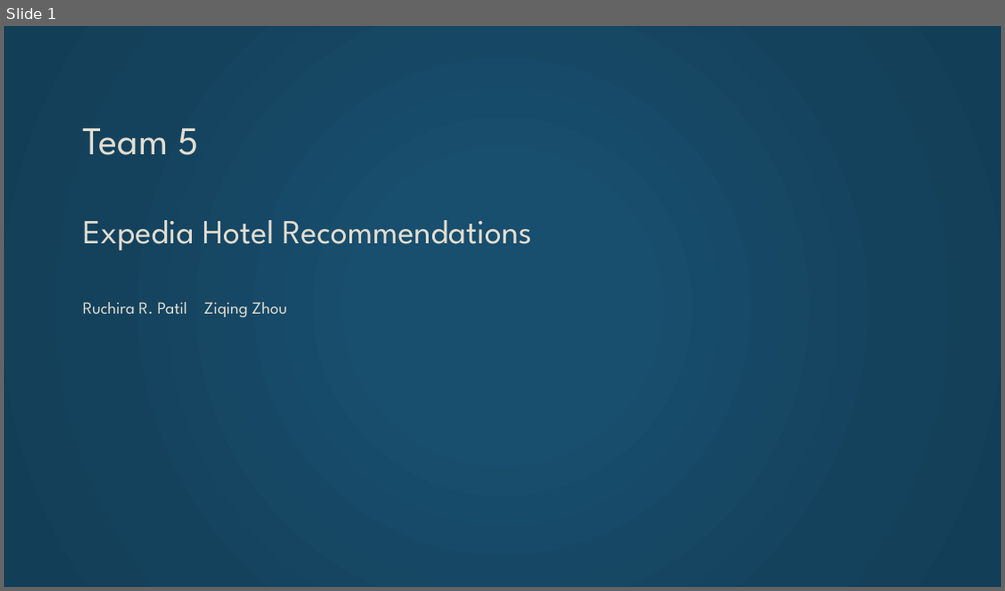
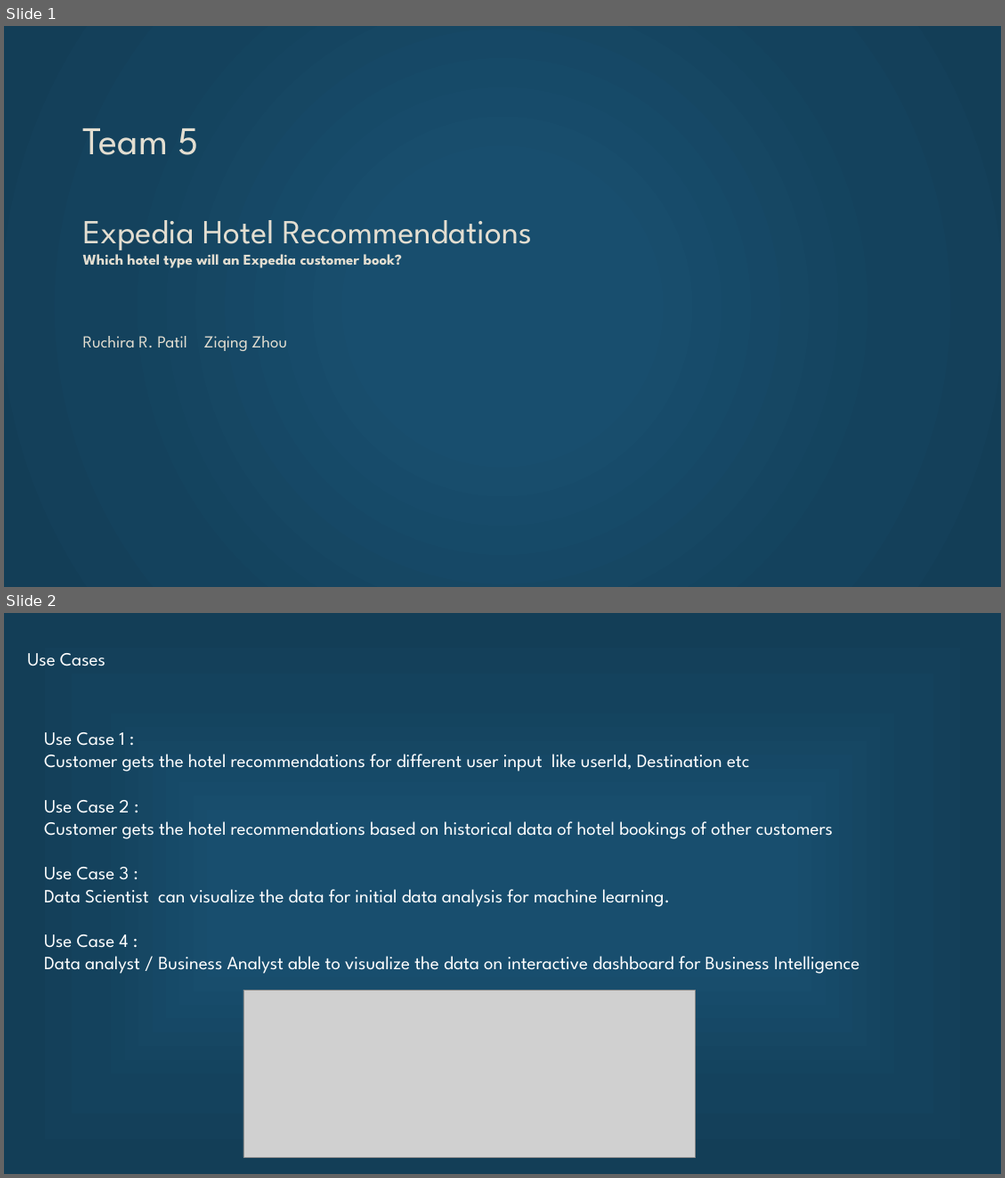
Before and after one commit to Ruchi2729/Scala-Final-Project, a slide deck: Final pre.pptx. Shown one above the other, each under a label of ours: slide 1 before the commit, slides 1 and 2 after it. The pictures are 1005x591 and 1005x1178 pixels, drawn with LibreOffice and Linux fonts; fonts in the diff are those of the drawing; grey boxes stand for pictures. Boxes give left, top, right and bottom in pixels: in the first picture for what was removed or moved away, otherwise in the second. Text is boxed around its words. In the diff, an @@ line names an element or a change of style, - is before the commit and + after.

```diff
--- a/Final pre.pptx
+++ b/Final pre.pptx
@@ slide 2 added at [4,613,1001,1174], background gradient #184E6E to #14425D to #133E57 @@
@@ text added at [27,653,105,666], 18 pt, text #FFFFFF @@
+Use Cases
@@ text added at [44,732,859,973], 18 pt, text #FFFFFF @@
+Use Case 1 :
+Customer gets the hotel recommendations for different user input like userId, Destination etc
+Use Case 2 :
+Customer gets the hotel recommendations based on historical data of hotel bookings of other customers
+Use Case 3 :
+Data Scientist can visualize the data for initial data analysis for machine learning.
+Use Case 4 :
+Data analyst / Business Analyst able to visualize the data on interactive dashboard for Business Intelligence
@@ picture added at [243,989,695,1158] @@
@@ slide 1 changed as well @@
@@ title at [83,128,532,351]: text changed; size 32.4 to 14.4 pt @@
-Team 5
-Expedia Hotel Recommendations
-Ruchira R. Patil Ziqing Zhou
+Team 5
+Expedia Hotel Recommendations
+Which hotel type will an Expedia customer book?
+Ruchira R. Patil Ziqing Zhou
```
Also in this commit, not shown: 4 other slides changed, 2 other slides added, 3 slides removed, 1 other file.
